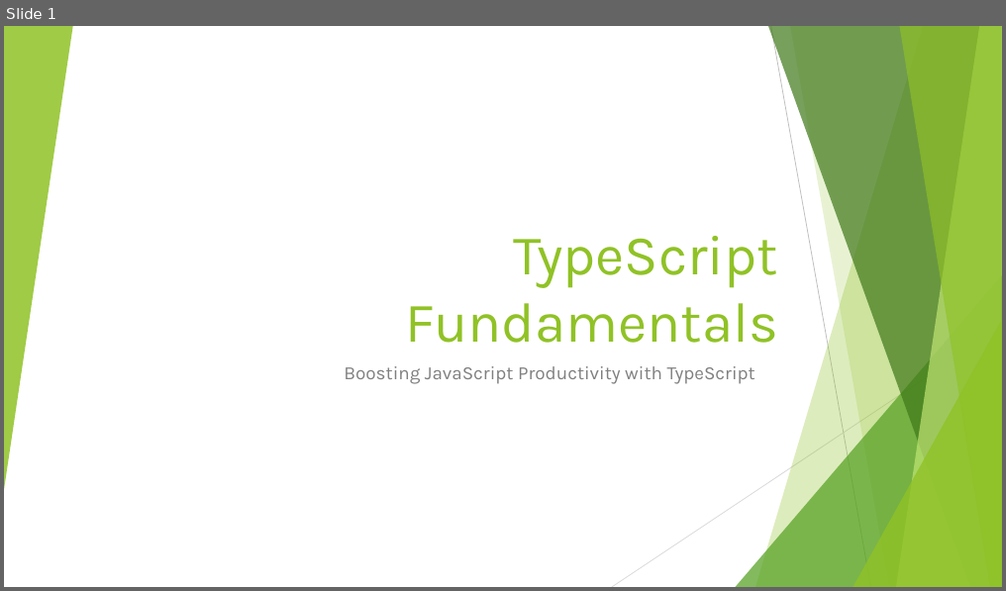
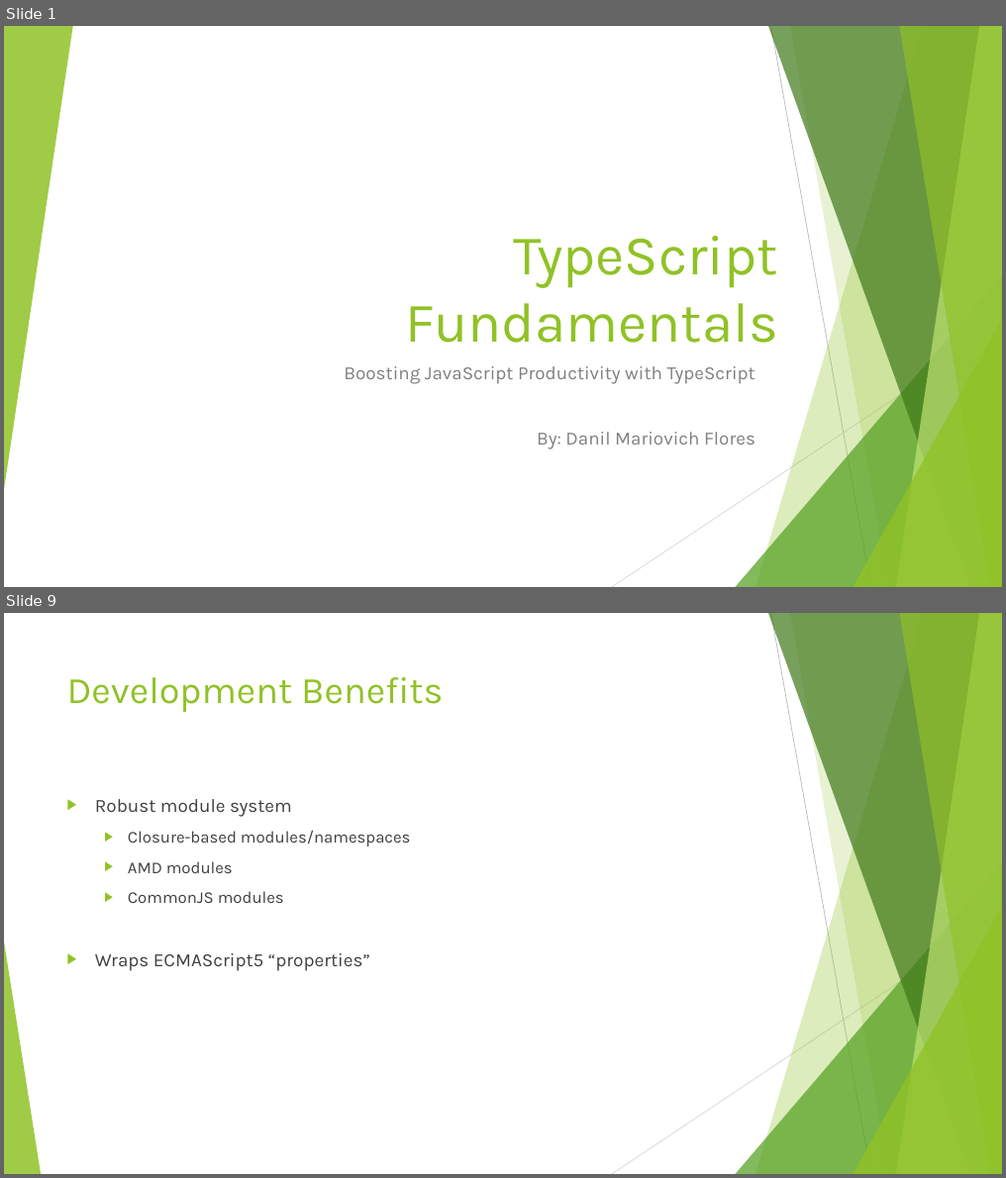
Before and after one commit to dflor003/typescript-fundamentals, a slide deck: Presentation/TypeScriptFundamentals.pptx. Shown one above the other, each under a label of ours: slide 1 before the commit, slides 1 and 9 after it; the slides between them are not shown. The pictures are 1006x591 and 1006x1178 pixels, drawn with LibreOffice and Linux fonts; fonts in the diff are those of the drawing. Boxes give left, top, right and bottom in pixels: in the first picture for what was removed or moved away, otherwise in the second. Text is boxed around its words. In the diff, an @@ line names an element or a change of style, - is before the commit and + after.

Commit message:
DanilF: Wrote up slides on TS intro, basic syntax, modules, interfaces, classes. Added examples for each topic.

```diff
--- a/Presentation/TypeScriptFundamentals.pptx
+++ b/Presentation/TypeScriptFundamentals.pptx
@@ slide 9 added at [4, 613, 1002, 1174], background #FFFFFF; not listed: 9 template elements that a slide beside it also shows @@
@@ title added at [67, 677, 443, 712], 36 pt, text #90C226 @@
+Development Benefits
@@ text added at [95, 799, 411, 971], 16 pt, text #404040 @@
+▶ Robust module system
+  ▶ Closure-based modules/namespaces
+  ▶ AMD modules
+  ▶ CommonJS modules
+▶ Wraps ECMAScript5 “properties”
@@ triangle added at [4, 942, 41, 1174], fill #90C226 at 85% opacity @@
@@ slide 1 changed as well @@
@@ subtitle at [537, 432, 755, 450]: paragraph added @@
+By: Danil Mariovich Flores
```
Also in this commit, not shown: 20 other slides added, 1 slide removed, 17 other files.
